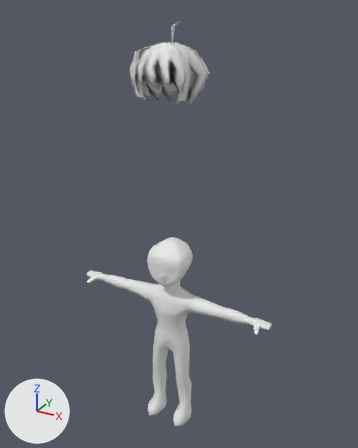
The glTF model output/lumi.glb as it was, and as the next commit left it.
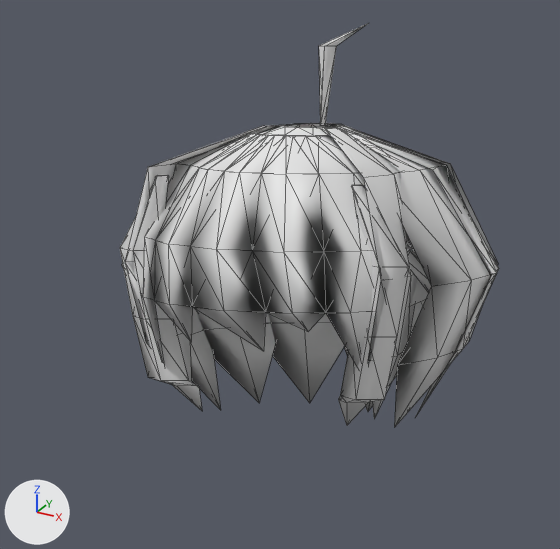
The first picture shows the older version from a camera (50 mm lens) standing at (2.24, -3.9, 4.35) and looking at (0.02, 0.13, 2.34). The close-ups show the older and then the newer version on the part from 29% to 62% of the width and 3% to 29% of the height of that picture. Only the edits that show in the close-ups are written down. The axes (+X, +Y, +Z) are drawn at lower left. The lights are the same throughout. The close-ups show mesh edges as thin lines. Materials are left out; every surface is plain grey. Vertices at exactly the same position are counted once.

Objects in the first close-up: 'Hair'.
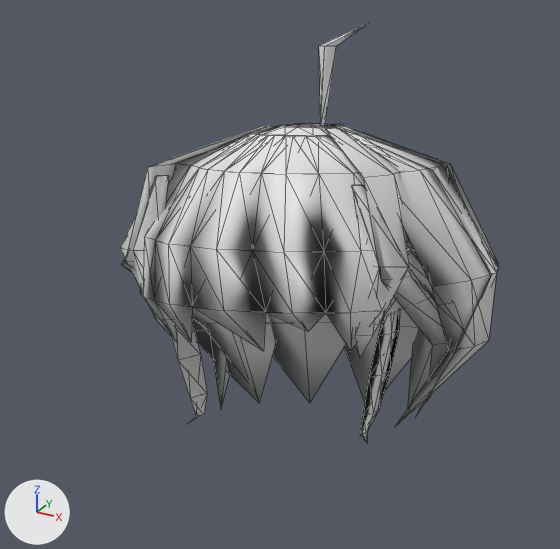
Edits to the bpy script that builds the scene:
```text
Change me_mesh_1:
    used by ob_hair; location = (0.0, 0.0, 1.76)
    remove me_mesh_1.from_pydata(...)  # 386 vertices, 686 faces; spans x -0.351..0.351, y -0.323..0.351, z 1.765..2.485
    add me_mesh_1.from_pydata(...)  # 402 vertices, 710 faces; spans x -0.351..0.351, y -0.323..0.351, z 1.765..2.485
    me_mesh_1 part 1: a new loose piece of 16 vertices spanning x -0.237..-0.176, y -0.148..-0.065, z 1.78..2.055
    me_mesh_1 part 2: a new loose piece of 16 vertices spanning x 0.176..0.237, y -0.148..-0.065, z 1.78..2.055
    me_mesh_1 part 3
    19 vertices are removed from x 0.148..0.277, y -0.205..-0.055, z 1.81..1.98
    45 faces are deleted
    4 vertices move from x 0.215..0.28, y -0.18..0.086, z 1.9..1.925 to x 0.185..0.28, y -0.18..0.202, z 1.925..1.95
    11 vertices are added at x 0.184..0.267, y -0.205..0.165, z 1.82..1.98
    29 new faces join them
    me_mesh_1 part 4
    19 vertices are removed from x -0.277..-0.148, y -0.205..-0.055, z 1.81..1.98
    45 faces are deleted
    4 vertices move from x -0.28..-0.205, y -0.185..0.086, z 1.88..1.925 to x -0.28..-0.185, y -0.185..0.202, z 1.925..1.95
    11 vertices are added at x -0.267..-0.184, y -0.205..0.165, z 1.82..1.98
    29 new faces join them
```

Changed parts and their boxes (x1, y1, x2, y2) in the close-ups (560 x 549 px):
'Hair', reshaped
    before: (120, 23, 499, 428)
    after: (120, 23, 499, 443)
part 1 of me_mesh_1, added
    after: (171, 324, 207, 424)
part 2 of me_mesh_1, added
    after: (360, 307, 400, 443)
part 3 of me_mesh_1, cut back
    before: (326, 266, 497, 428)
    after: (326, 266, 497, 427)
part 4 of me_mesh_1, reshaped
    before: (120, 248, 221, 410)
    after: (120, 248, 245, 409)
